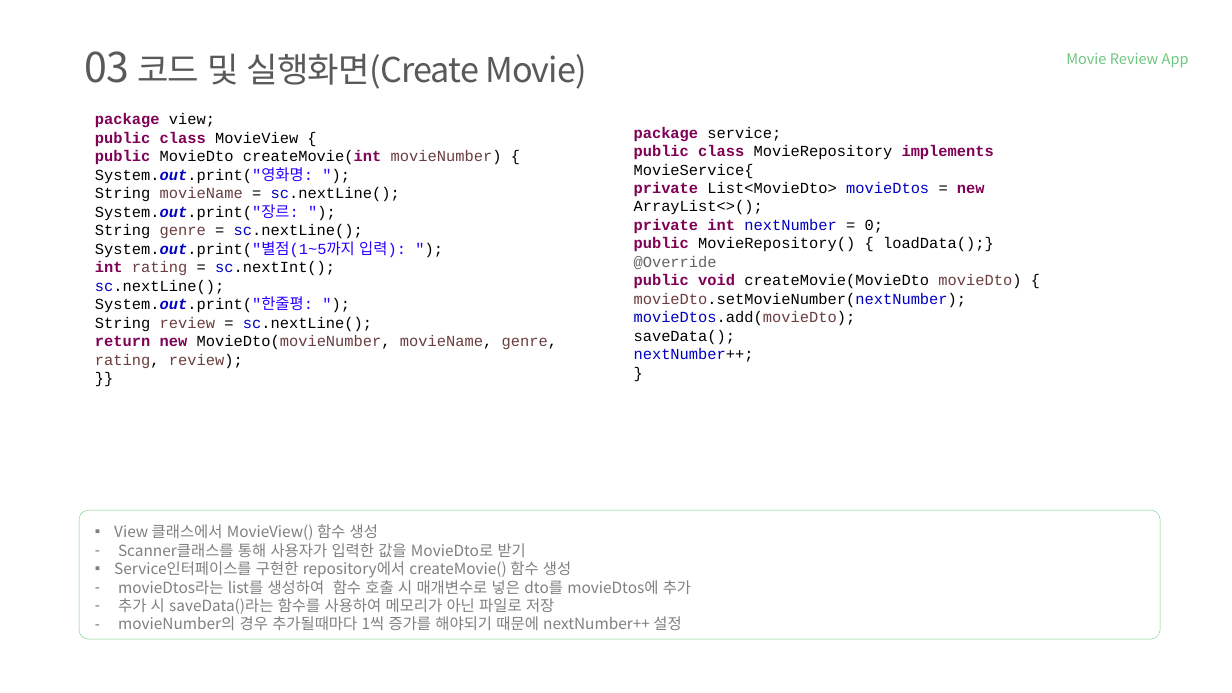
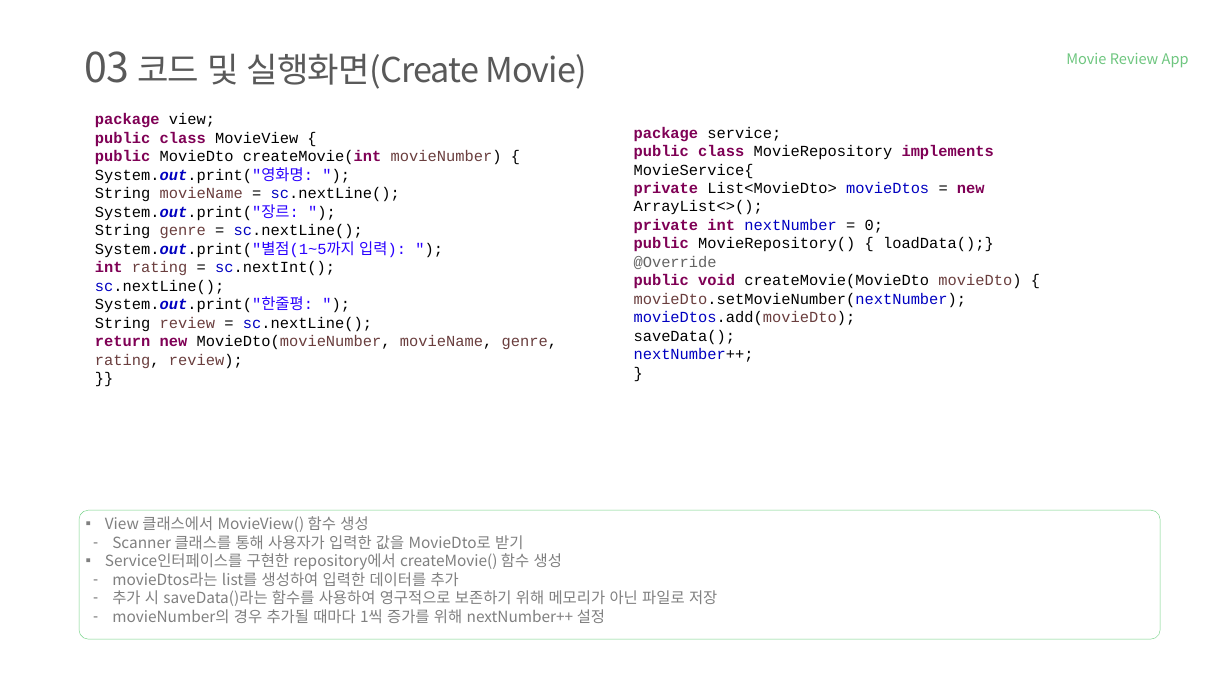
Before and after one commit to tnwjd121/MovieApp, a slide deck: slide 8 of ppt/국비(정보처리기능사)_백수정.pptx. Drawn at 1232x693 pixels with LibreOffice and Linux fonts; fonts in the diff are those of the drawing; background and template pictures are left out. Boxes give left, top, right and bottom in pixels: in the first picture for what was removed or moved away, otherwise in the second. Text is boxed around its words. In the diff, an @@ line names an element or a change of style, - is before the commit and + after.

```diff
--- a/ppt/국비(정보처리기능사)_백수정.pptx
+++ b/ppt/국비(정보처리기능사)_백수정.pptx
@@ text "View 클래스에서 MovieView() 함수 생성": place and size @@
-text "View 클래스에서 MovieView() 함수 생성" at [114, 524, 691, 630]
+text "View 클래스에서 MovieView() 함수 생성" at [105, 516, 717, 623]
@@ text at [112, 535, 523, 549]: text changed @@
-– Scanner클래스를 통해 사용자가 입력한 값을 MovieDto로 받기
+– Scanner 클래스를 통해 사용자가 입력한 값을 MovieDto로 받기
@@ text at [112, 569, 717, 623]: text changed @@
-– movieDtos라는 list를 생성하여 함수 호출 시 매개변수로 넣은 dto를 movieDtos에 추가
-– 추가 시 saveData()라는 함수를 사용하여 메모리가 아닌 파일로 저장
-– movieNumber의 경우 추가될때마다 1씩 증가를 해야되기 때문에 nextNumber++ 설정
+– movieDtos라는 list를 생성하여 입력한 데이터를 추가
+– 추가 시 saveData()라는 함수를 사용하여 영구적으로 보존하기 위해 메모리가 아닌 파일로 저장
+– movieNumber의 경우 추가될 때마다 1씩 증가를 위해 nextNumber++ 설정
```
Also in this commit, not shown: 19 other slides changed.
